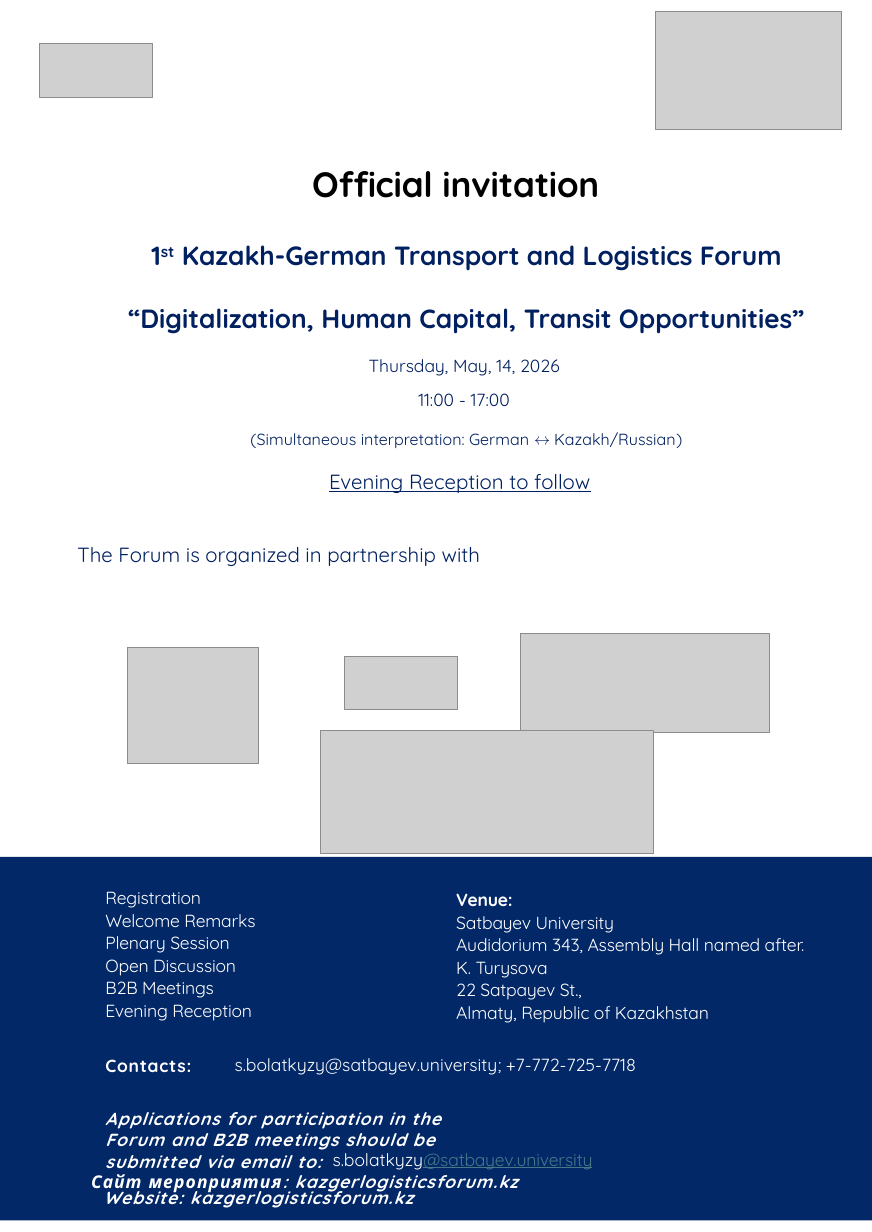
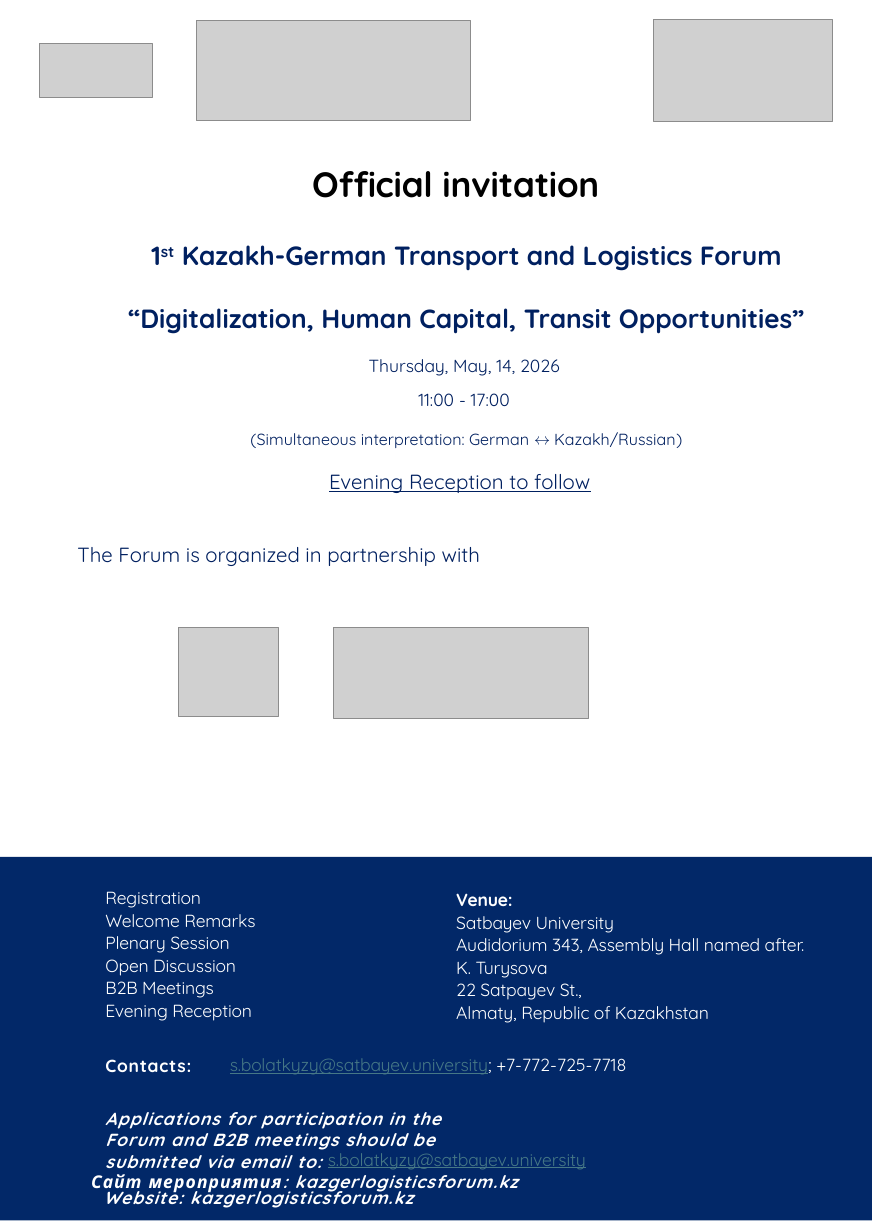
Before and after one commit to zvezdd/KazForum-Logistics, a slide deck: slide 1 of public/program-en.pptx. Drawn at 872x1232 pixels with LibreOffice and Linux fonts; fonts in the diff are those of the drawing; grey boxes stand for pictures. Boxes give left, top, right and bottom in pixels: in the first picture for what was removed or moved away, otherwise in the second. Text is boxed around its words. In the diff, an @@ line names an element or a change of style, - is before the commit and + after.

```diff
--- a/public/program-en.pptx
+++ b/public/program-en.pptx
@@ picture: place and size @@
-picture at [320,731,654,853]
+picture at [196,20,470,121]
@@ picture: place and size @@
-picture at [655,12,840,130]
+picture at [654,20,833,121]
@@ picture added at [178,628,278,717] @@
@@ picture: place and size @@
-picture at [520,633,769,733]
+picture at [334,628,588,718]
@@ picture removed at [127,648,258,764] @@
@@ picture removed at [344,656,457,710] @@
@@ text "s.bolatkyzy@satbayev.university; +7-772-725-7718" at [230,1058,626,1074]: text colour #FFFFFF to #467886, letter spacing 0 to -0.1 pt, underline on in "s.bolatkyzy@satbayev.university;" @@
@@ text "s.bolatkyzy@satbayev.university" at [328,1153,586,1169]: text colour #FFFFFF to #467886, letter spacing 0 to -0.1 pt, underline on in "s.bolatkyzy@satbayev.university" @@
```
Also in this commit, not shown: 2 other slides changed, 3 other files.
